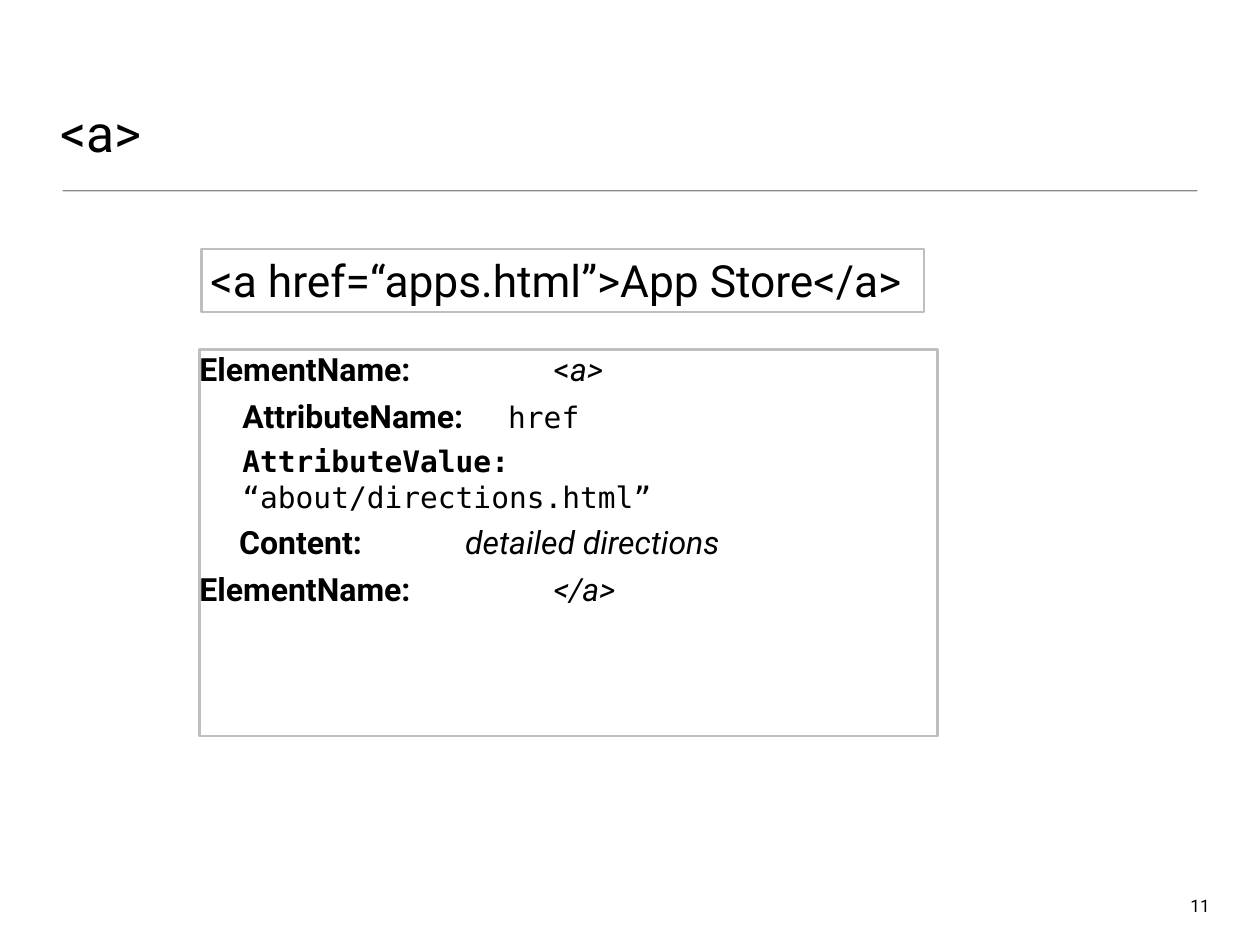
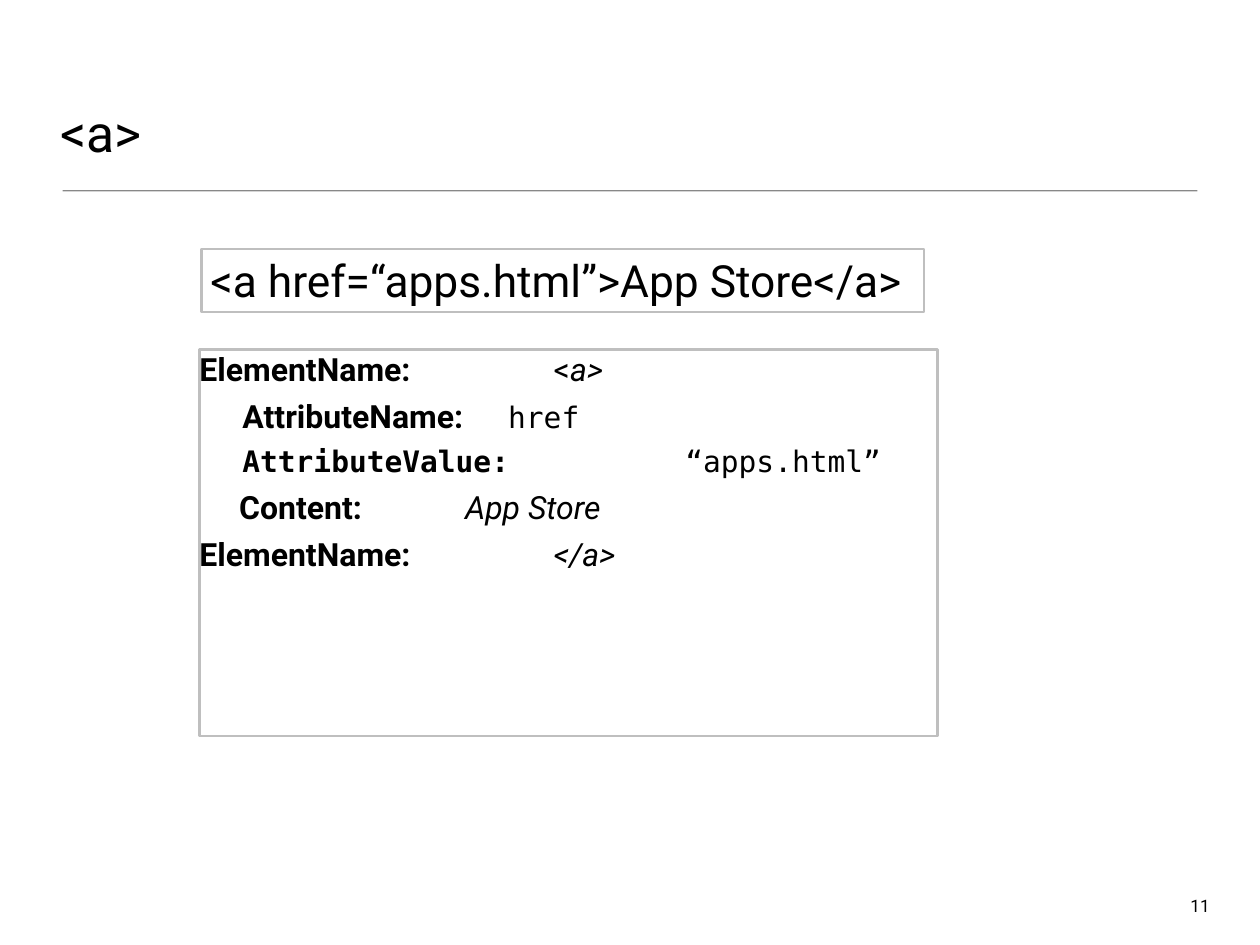
Before and after one commit to wit-web-dev-2015/web-dev-1, a slide deck: slide 11 of topic01/talk-2/b-html-page-structure.pptx. Drawn at 1260x945 pixels with LibreOffice and Linux fonts; fonts in the diff are those of the drawing. Boxes give left, top, right and bottom in pixels: in the first picture for what was removed or moved away, otherwise in the second. Text is boxed around its words. In the diff, an @@ line names an element or a change of style, - is before the commit and + after.

```diff
--- a/topic01/talk-2/b-html-page-structure.pptx
+++ b/topic01/talk-2/b-html-page-structure.pptx
@@ text in rectangle at <box>242,449,881,526</box>: text changed; bold on @@
-  AttributeValue: “about/directions.html”
-Content: detailed directions
+  AttributeValue: “apps.html”
+Content: App Store
```
Also in this commit, not shown: 2 other slides changed, 4 other files.
